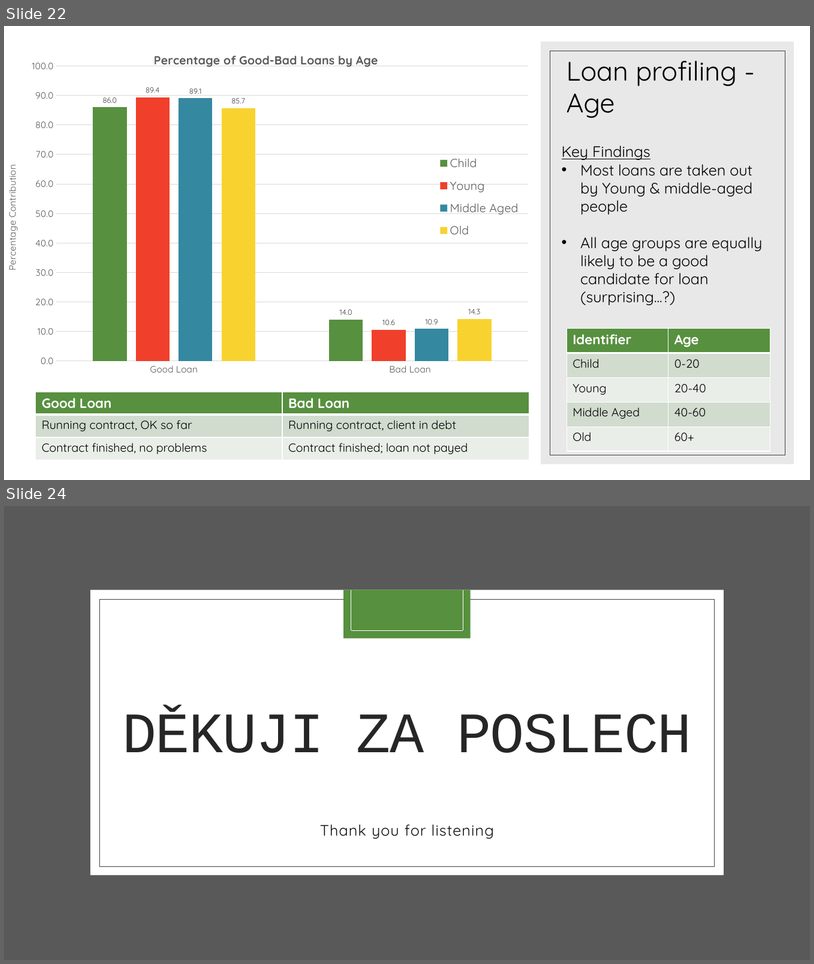
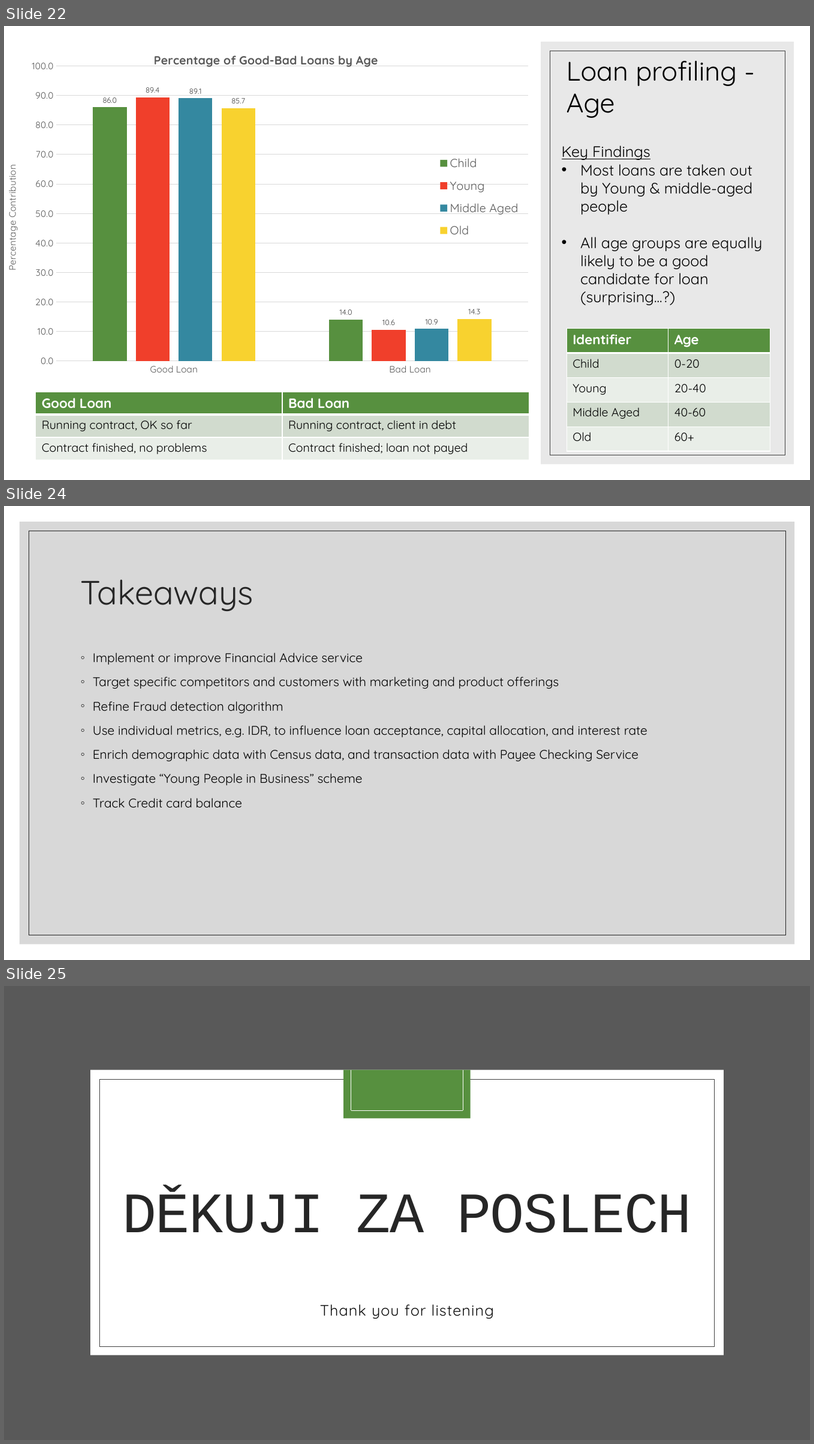
Before and after one commit to SamPurle/Banking_Team_1, a slide deck: SammyPPT.pptx. Shown one above the other, each under a label of ours: slides 22 and 24 before the commit, slides 22, 24 and 25 after it; the slides between them are not shown. The pictures are 814x964 and 814x1444 pixels, drawn with LibreOffice and Linux fonts; fonts in the diff are those of the drawing. Boxes give left, top, right and bottom in pixels: in the first picture for what was removed or moved away, otherwise in the second. Text is boxed around its words. In the diff, an @@ line names an element or a change of style, - is before the commit and + after.

```diff
--- a/SammyPPT.pptx
+++ b/SammyPPT.pptx
@@ slide 24 added at [4,506,810,960], background #FFFFFF @@
@@ rectangle added at [20,522,795,944], fill #BFBFBF at 60% opacity @@
@@ rectangle added at [29,531,786,935], outline #262626 0.5 pt @@
@@ title added at [81,579,254,611], 40 pt, text #262626 @@
+Takeaways
@@ text added at [93,652,648,807], 15 pt, text #000000 @@
+◦ Implement or improve Financial Advice service
+◦ Target specific competitors and customers with marketing and product offerings
+◦ Refine Fraud detection algorithm
+◦ Use individual metrics, e.g. IDR, to influence loan acceptance, capital allocation, and interest rate
+◦ Enrich demographic data with Census data, and transaction data with Payee Checking Service
+◦ Investigate “Young People in Business” scheme
+◦ Track Credit card balance
@@ what was slide 24 is now slide 25 @@
```
Also in this commit, not shown: 7 slides changed, 1 other file.
